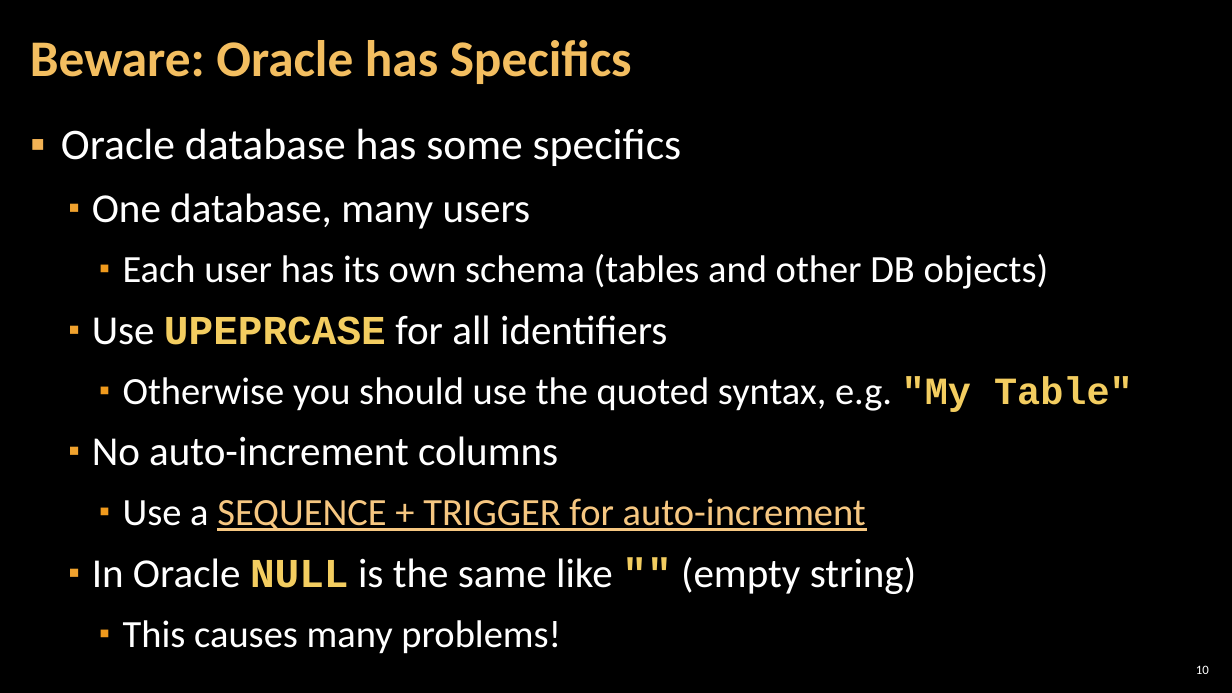
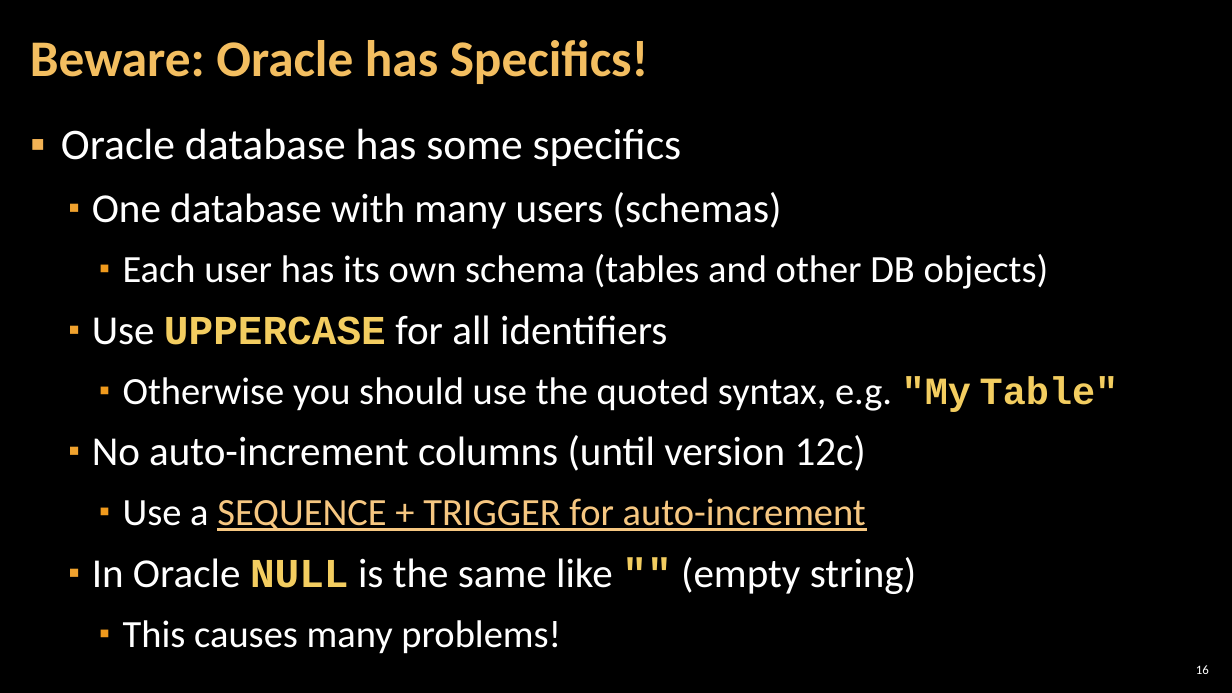
Before and after one commit to TeodorPenev/SoftUni, a slide deck: slide 16 of Advanced Level - Back-end/Databases/Presentation/2.3. Introduction-to-Oracle.pptx (slide 10 before the commit). Drawn at 1232x693 pixels with LibreOffice and Linux fonts; fonts in the diff are those of the drawing; background and template pictures are left out. Boxes give left, top, right and bottom in pixels: in the first picture for what was removed or moved away, otherwise in the second. Text is boxed around its words. In the diff, an @@ line names an element or a change of style, - is before the commit and + after.

```diff
--- a/Advanced Level - Back-end/Databases/Presentation/2.3. Introduction-to-Oracle.pptx
+++ b/Advanced Level - Back-end/Databases/Presentation/2.3. Introduction-to-Oracle.pptx
@@ title at (30, 40, 649, 84): text changed @@
-Beware: Oracle has Specifics
+Beware: Oracle has Specifics!
@@ text at (92, 192, 782, 229): text changed @@
-  ▪ One database, many users
+  ▪ One database with many users (schemas)
@@ text at (92, 315, 667, 345): text changed @@
-  ▪ Use UPEPRCASE for all identifiers
+  ▪ Use UPPERCASE for all identifiers
@@ text at (92, 435, 866, 471): text changed @@
-  ▪ No auto-increment columns
+  ▪ No auto-increment columns (until version 12c)
@@ page number at (1196, 665, 1209, 674): text changed @@
-10
+16
```
Also in this commit, not shown: 9 other slides changed, 9 slides added, 28 other files.
